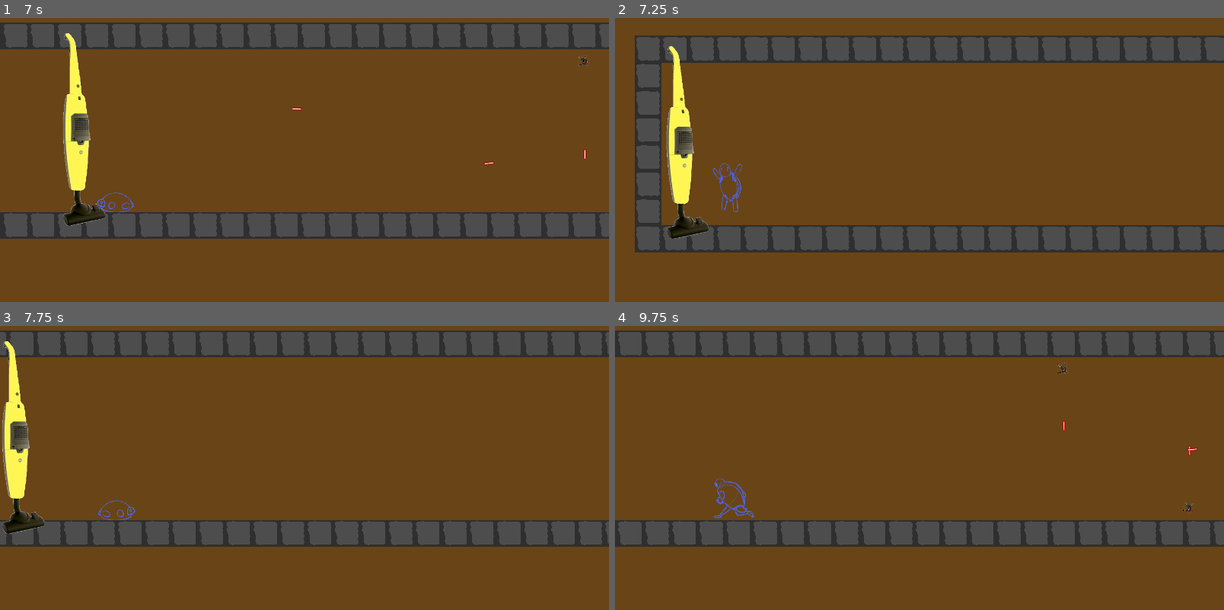
Above: before the commit, frames 1-4 (two rows, left to right).
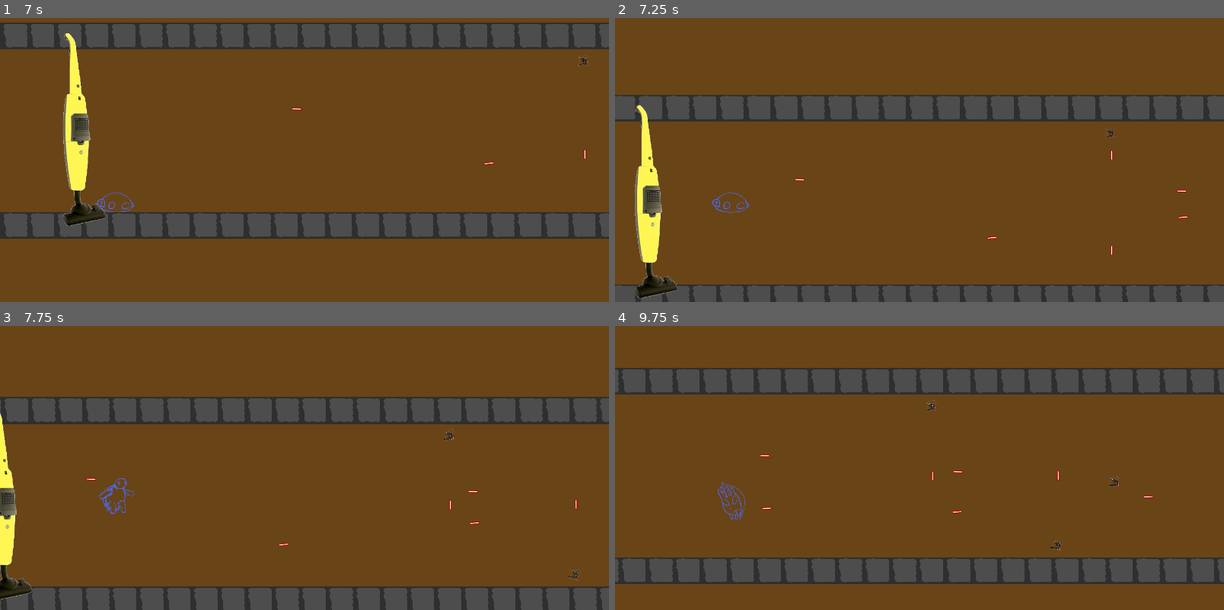
Above: after the commit, the same moments.

Repository: isterkvarn/operation_shell_shock
Game: Godot game, scene res://levels/demo_level.tscn
Two runs of this game, one before a commit and one after it. Both use one fixed random seed, a clock stepped at 60 frames per second and the inputs below.
Inputs:
- Up to frame 1 (7 s): hold D (ss_right) 0.53-2.03 s; tap J (switch_state) every 0.75 s from 0.6 to 6.6 s; tap W (ss_jump) at 0.77, 1.52, 3.02, 3.77, 4.52, 6.02, 6.77 s; hold A (ss_left) 2.03-2.78 s; hold D (ss_right) 2.78-4.28 s; hold A (ss_left) 4.28-5.03 s; hold D (ss_right) 5.03-5.78 s; hold A (ss_left) from 5.78 s (still down)
- Up to frame 2 (7.25 s): keep holding A (ss_left)
- Up to frame 3 (7.75 s): release A (ss_left) at 7.28 s; hold D (ss_right) from 7.28 s (still down); tap J (switch_state) at 7.35 s; tap W (ss_jump) at 7.52 s
- Up to frame 4 (9.75 s): tap J (switch_state) at 8.1, 8.85, 9.6 s; tap W (ss_jump) at 9.02 s; release D (ss_right) at 9.53 s; hold A (ss_left) from 9.53 s (still down)

Frame 1 is identical in both runs. In frame 2, 38% of the frame differs, in the area x 0-100%, y 6-100%; in frame 3, 39%, in the area x 0-100%, y 1-100%; in frame 4, 38%.

Commit message:
Added checkpoints

Diff:
--- a/checkpoints/check_point_master.gd
+++ b/checkpoints/check_point_master.gd
@@ -1,9 +1,43 @@
 extends Node2D
 
+# How much the death wall should move back from
+# the checkpoint on a respawn
+const DEATH_WALL_OFFSET: int = 1000
+
+@export var checkpoints: Array[Area2D]
+
+@onready var player: CharacterBody2D = %Player
+@onready var death_wall: Area2D = %DeathWall
+
+var last_checkpoint: SaveState = null
+
+
+class SaveState:
+	var player: CharacterBody2D
+	var death_wall: Area2D
+	var player_pos: Vector2
+
+	func _init(player: CharacterBody2D, death_wall: Area2D):
+		self.player = player
+		self.death_wall = death_wall
+		self.player_pos = player.get_position()
+
+	func restore():
+		self.player.position = player_pos
+		self.death_wall.position.x = player_pos.x - DEATH_WALL_OFFSET
+
+
+func save():
+	last_checkpoint = SaveState.new(player, death_wall)
+
+func restore():
+	if not last_checkpoint == null:
+		last_checkpoint.restore()
 
 # Called when the node enters the scene tree for the first time.
 func _ready():
-	pass # Replace with function body.
+	for checkpoint in checkpoints:
+		checkpoint.init(self)
 
 
 # Called every frame. 'delta' is the elapsed time since the previous frame.
--- /dev/null
+++ b/checkpoints/checkpoint.gd
@@ -0,0 +1,22 @@
+extends Area2D
+
+const PLAYER_GROUP: String = "player"
+
+var check_point_master: Node2D
+
+func init(master: Node2D):
+	check_point_master = master
+
+# Called when the node enters the scene tree for the first time.
+func _ready():
+	pass # Replace with function body.
+
+
+# Called every frame. 'delta' is the elapsed time since the previous frame.
+func _process(delta):
+	pass
+
+
+func _on_body_entered(body):
+	if body.is_in_group(PLAYER_GROUP):
+		check_point_master.save()
--- a/checkpoints/checkpoint.tscn
+++ b/checkpoints/checkpoint.tscn
@@ -1,3 +1,14 @@
-[gd_scene format=3 uid="uid://cfx5pf827g4vs"]
+[gd_scene load_steps=3 format=3 uid="uid://cfx5pf827g4vs"]
+
+[ext_resource type="Script" path="res://checkpoints/checkpoint.gd" id="1_vxy26"]
+
+[sub_resource type="RectangleShape2D" id="RectangleShape2D_dub40"]
 
 [node name="Checkpoint" type="Area2D"]
+script = ExtResource("1_vxy26")
+
+[node name="CollisionShape2D" type="CollisionShape2D" parent="."]
+scale = Vector2(0.1, 100)
+shape = SubResource("RectangleShape2D_dub40")
+
+[connection signal="body_entered" from="." to="." method="_on_body_entered"]
--- a/death_wall/death_wall.gd
+++ b/death_wall/death_wall.gd
@@ -2,10 +2,7 @@
 
 @export var speed: float = 5.0
 
-# Called when the node enters the scene tree for the first time.
-func _ready():
-	pass # Replace with function body.
-
+@onready var checkpoint_master: Node2D = %CheckPointMaster
 
 # Called every frame. 'delta' is the elapsed time since the previous frame.
 func _process(delta):
@@ -14,4 +11,4 @@
 
 func _on_body_entered(body):
 	if body.is_in_group("player"):
-		body.on_death_wall_collision()
+		checkpoint_master.restore()
--- a/levels/demo_level.tscn
+++ b/levels/demo_level.tscn
@@ -1,9 +1,12 @@
-[gd_scene load_steps=5 format=3 uid="uid://2u2cdsx2bifi"]
+[gd_scene load_steps=8 format=3 uid="uid://2u2cdsx2bifi"]
 
 [ext_resource type="PackedScene" uid="uid://dgqbp3gw4ud44" path="res://player/player.tscn" id="1_jjy5y"]
 [ext_resource type="PackedScene" uid="uid://vy8vlwm3i6wm" path="res://tilemap/demo_tile_map.tscn" id="2_0e213"]
 [ext_resource type="PackedScene" uid="uid://cdvwoinmougxm" path="res://turret/turret.tscn" id="3_w31rn"]
 [ext_resource type="PackedScene" uid="uid://rufm4nojtjd7" path="res://death_wall/death_wall.tscn" id="4_w7pqe"]
+[ext_resource type="PackedScene" uid="uid://fvvsyketqois" path="res://checkpoints/check_point_master.tscn" id="5_bjulw"]
+[ext_resource type="Script" path="res://checkpoints/check_point_master.gd" id="6_w1eft"]
+[ext_resource type="PackedScene" uid="uid://cfx5pf827g4vs" path="res://checkpoints/checkpoint.tscn" id="7_8hflx"]
 
 [node name="DemoLevel" type="Node2D"]
 
@@ -121,4 +124,13 @@
 mode = 0
 
 [node name="DeathWall" parent="." instance=ExtResource("4_w7pqe")]
+unique_name_in_owner = true
 position = Vector2(419, 492)
+
+[node name="CheckPointMaster" parent="." node_paths=PackedStringArray("checkpoints") instance=ExtResource("5_bjulw")]
+unique_name_in_owner = true
+script = ExtResource("6_w1eft")
+checkpoints = [NodePath("Checkpoint")]
+
+[node name="Checkpoint" parent="CheckPointMaster" instance=ExtResource("7_8hflx")]
+position = Vector2(3874, 567)
--- a/turret/bullet.gd
+++ b/turret/bullet.gd
@@ -1,6 +1,11 @@
 extends Area2D
 
+@onready var checkpoint_master: Node2D
+
 var speed: float
+
+func set_checkpoint_master(master: Node2D):
+	checkpoint_master = master
 
 # Called every frame. 'delta' is the elapsed time since the previous frame.
 func _process(delta):
@@ -10,5 +15,5 @@
 
 func _on_body_entered(body):
 	if body.is_in_group("player"):
-		body.hit_by_bullet()
+		checkpoint_master.restore()
 	queue_free()
--- a/turret/turret.gd
+++ b/turret/turret.gd
@@ -9,6 +9,7 @@
 @onready var laser = load("res://turret/bullet.tscn")
 @onready var sprite = $Sprite
 @onready var player = %Player
+@onready var checkpoint_master = %CheckPointMaster
 
 var time: float = 0.0
 
@@ -35,6 +36,7 @@
 
 func _spawn_bullet():
 	var laser_scene = laser.instantiate()
+	laser_scene.set_checkpoint_master(checkpoint_master)
 	laser_scene.speed = bullet_speed
 
 	if mode == TurretMode.TRACK_PLAYER:
